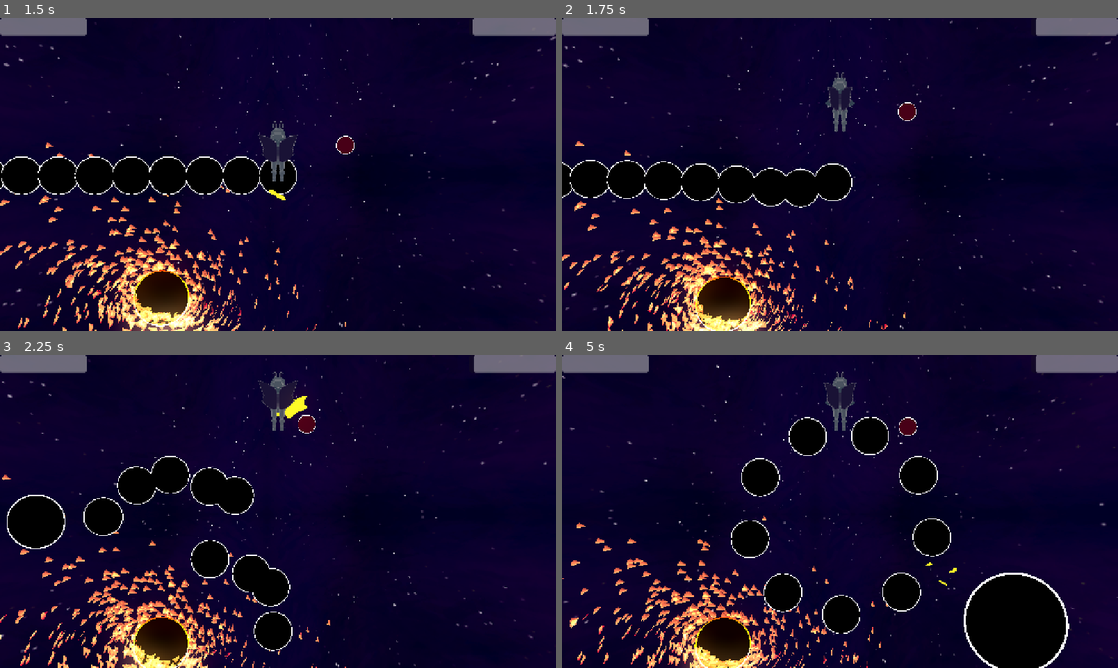
Above: before the commit, frames 1-4 (two rows, left to right).
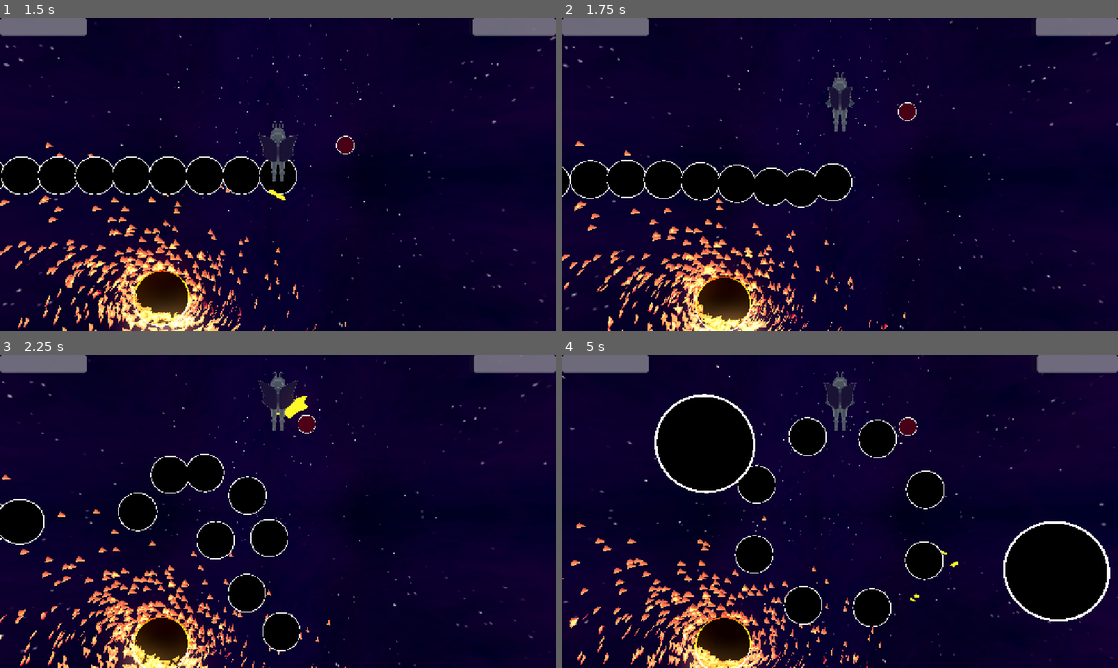
Above: after the commit, the same moments.

Repository: thomaskareka/csce552-3d
Game: Godot game, scene res://scenes/MainMenu.tscn
Two runs of this game, one before a commit and one after it. Both use one fixed random seed, a clock stepped at 60 frames per second and the inputs below.
Inputs (mouse positions are in pixels of both pictures, inside the frame that each line leads up to):
- Up to frame 1 (1.5 s): click "PLAY" at 0.5 s; move the mouse to (305, 174) at 1.27 s; press the mouse at (305, 174) at 1.28 s; hold W (move_up) from 1.28 s (still down)
- Up to frame 2 (1.75 s): keep holding W (move_up)
- Up to frame 3 (2.25 s): keep holding W (move_up); move the mouse to (250, 511) at 2.02 s; release the mouse at (250, 511) at 2.03 s; right-click (250, 511) at 2.1 s
- Up to frame 4 (5 s): keep holding W (move_up); move the mouse to (851, 505) at 2.77 s; press the mouse at (851, 505) at 2.78 s; move the mouse to (834, 517) at 3.52 s; release the mouse at (834, 517) at 3.53 s; right-click (834, 517) at 3.6 s; move the mouse to (878, 514) at 4.27 s; press the mouse at (878, 514) at 4.28 s

Frame 1 is identical in both runs. In frame 2, 0.5% of the frame differs, in the area x 0-47%, y 45-61%; in frame 3, 7.1%; in frame 4, 18%, in the area x 16-99%, y 0-100%.

Commit message:
move to forces for dvd bounce

Diff:
--- /dev/null
+++ b/components/ai/states/attacks/DVDBounceHard.tscn
@@ -0,0 +1,8 @@
+[gd_scene load_steps=2 format=3 uid="uid://15meo2v66wk2"]
+
+[ext_resource type="Script" uid="uid://c6qmwus8kuf7a" path="res://components/ai/states/attacks/dvd_bounce.gd" id="1_w0u8b"]
+
+[node name="DvdBounce" type="Node3D"]
+script = ExtResource("1_w0u8b")
+max_idle = 8
+blob_delay = 0.25
--- a/components/ai/states/attacks/dvd_bounce.gd
+++ b/components/ai/states/attacks/dvd_bounce.gd
@@ -9,6 +9,9 @@
 var player_bounds: AABB
 
 var idle_count: int = 10
+@export var max_idle: int = 9
+@export var blob_delay: float = 0.2
+@export var speed_factor = 0.25
 var center: Vector3
 
 var dvd_velocities: Array[Vector3] = []
@@ -31,7 +34,7 @@
 
 func tick(delta: float) -> void:
 	elapsed_time += delta
-	idle_count = ceil(9 - elapsed_time * 0.2)
+	idle_count = ceil(max_idle - elapsed_time * blob_delay)
 	MovementHelper.circular_move(delta, blobs, idle_count, radius, elapsed_time, rotation_speed, velocity, acceleration, center)
 
 	var bounds_min = player_bounds.position
@@ -41,15 +44,13 @@
 		var pos = blob.global_position
 		if not player_bounds.has_point(blob.global_position):
 			var dir = MovementHelper.get_direction_to_target(pos, player_bounds.position + player_bounds.size * 0.5)
-			blob.linear_velocity = Vector3.ZERO
-			pos += dir * velocity * delta
-			blob.global_position = pos
+			MovementHelper.move_with_direction(blob, delta, dir, velocity, acceleration)
 			continue
 
 		if not dvd_initialized[i]:
 			var v = MovementHelper.get_random_unit_vector()
 			v.z = 0
-			dvd_velocities[i] = v.normalized() * velocity / 4
+			dvd_velocities[i] = v.normalized() * speed_factor * velocity
 			dvd_initialized[i] = true
 
 		var vel = dvd_velocities[i]
@@ -63,6 +64,6 @@
 				vel[axis] = -abs(vel[axis])
 
 		dvd_velocities[i] = vel
-		blob.global_position = pos
+		MovementHelper.move_with_force(blob, delta, vel, 1000, 10)
 	if elapsed_time >= state_length:
 		request_transition_to(transition_state)
--- a/objects/boss01/Boss01.tscn
+++ b/objects/boss01/Boss01.tscn
@@ -12,6 +12,7 @@
 [ext_resource type="PackedScene" uid="uid://b43bdcvv7esv2" path="res://components/ai/states/attacks/fly_to_player/FlyToPlayerProjectile.tscn" id="9_6onux"]
 [ext_resource type="PackedScene" uid="uid://w35owgb7ivem" path="res://components/ai/states/attacks/DualLazer.tscn" id="9_xo1di"]
 [ext_resource type="PackedScene" uid="uid://dfdetqwvenpal" path="res://components/ai/states/attacks/DVDBounce.tscn" id="10_tv0l8"]
+[ext_resource type="PackedScene" uid="uid://15meo2v66wk2" path="res://components/ai/states/attacks/DVDBounceHard.tscn" id="11_tv0l8"]
 
 [sub_resource type="Resource" id="Resource_457ov"]
 script = ExtResource("2_ntavk")
@@ -61,12 +62,19 @@
 max_phase = 3
 metadata/_custom_type_script = "uid://be4t8sbipsmoi"
 
+[sub_resource type="Resource" id="Resource_socd8"]
+script = ExtResource("2_ntavk")
+scene = ExtResource("11_tv0l8")
+max_phase = 3
+metadata/_custom_type_script = "uid://be4t8sbipsmoi"
+
 [node name="Boss01" type="Node3D" groups=["Boss"]]
 script = ExtResource("1_hgrkj")
 TARGET_Z = 0
 states = Dictionary[String, ExtResource("2_ntavk")]({
 "a_dual_laser": SubResource("Resource_457ov"),
 "a_dvd_bounce": SubResource("Resource_kj51s"),
+"a_dvd_bounce_hard": SubResource("Resource_socd8"),
 "a_fly_to_player": SubResource("Resource_ay7u0"),
 "a_fly_to_player_fast": SubResource("Resource_xo1di"),
 "a_fly_to_player_projectile": SubResource("Resource_0t087"),
@@ -74,7 +82,7 @@
 "i_circle": SubResource("Resource_ntavk"),
 "i_circle_fast": SubResource("Resource_6onux")
 })
-start_state = "a_dvd_bounce"
+start_state = "a_dvd_bounce_hard"
 
 [node name="HealthSystem" parent="." instance=ExtResource("2_0t087")]
 max_health = 500
Not shown: 1 places in objects/boss01/Boss01.tscn that only renumber resources
